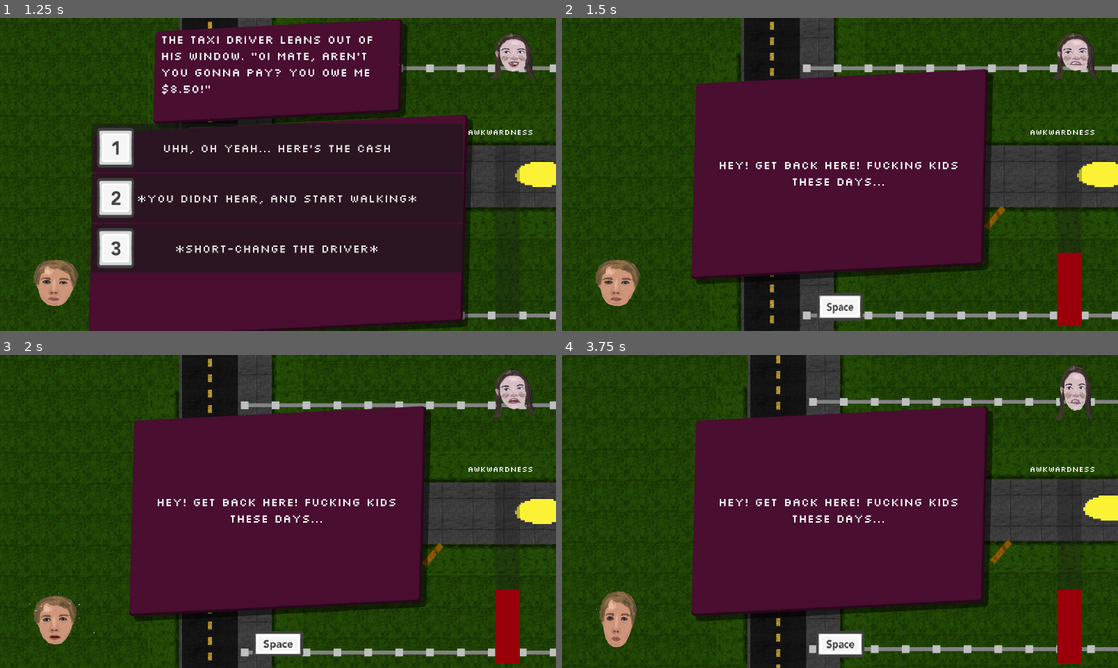
Above: before the commit, frames 1-4 (two rows, left to right).
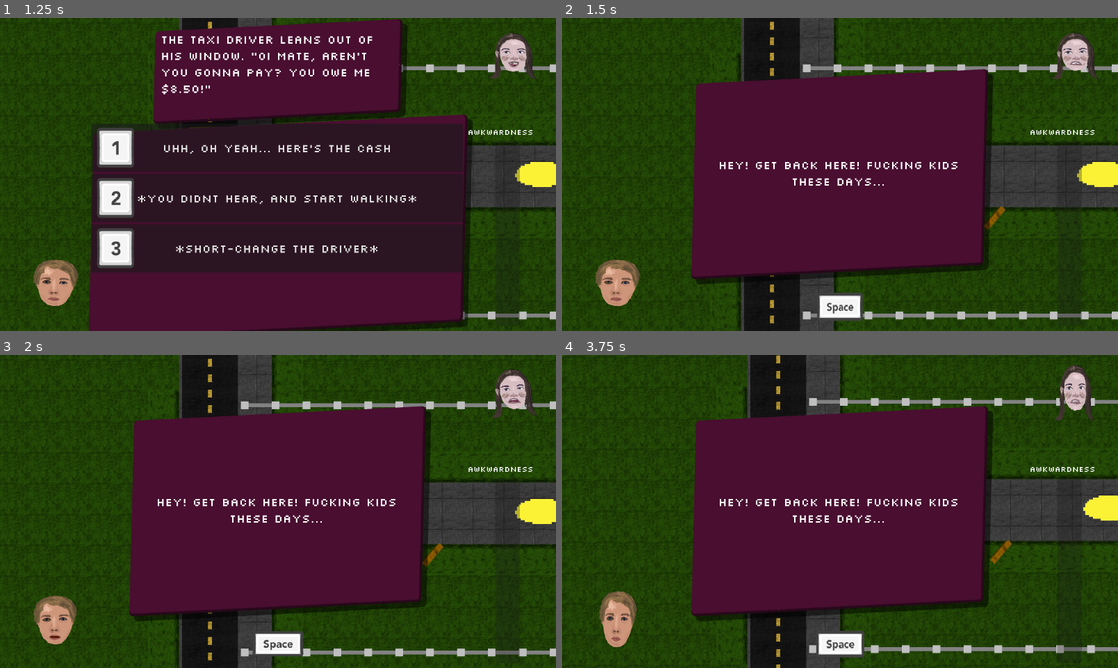
Above: after the commit, the same moments.

Repository: Jibby-Games/PizzaJam11
Game: Godot game, scene res://menu/intro.tscn
Same seed, same stepped clock (60 frames per second), same inputs: the game is played once before the commit and once after it.
Inputs (mouse positions are in pixels of both pictures, inside the frame that each line leads up to):
- Up to frame 1 (1.25 s): tap Enter (ui_accept) at 0.5, 0.77 s; move the mouse to (400, 158) at 0.52 s; press the mouse at (400, 158) at 0.53 s; hold D (right) from 0.53 s (still down)
- Up to frame 2 (1.5 s): release D (right) at 1.25 s; release the mouse at (962, 158) at 1.25 s; click "*you didnt hear, and start wa…" at 1.25 s
- Up to frame 3 (2 s): no input
- Up to frame 4 (3.75 s): move the mouse to (728, 527) at 2.02 s; hold S (down) 2.03-2.78 s; click (728, 527) at 2.1 s; tap Enter (ui_accept) at 2.27 s; tap R (restart) at 2.75 s; move the mouse to (895, 442) at 2.77 s; press the mouse at (895, 442) at 2.78 s; hold D (right) 2.78-3.5 s; release the mouse at (895, 442) at 3.5 s; click "*you didnt hear, and start wa…" at 3.5 s

Frame 1 is identical in both runs. In frame 2, 1.1% of the frame differs, in the area x 89-94%, y 74-99%; in frame 3, 1.1%, in the area x 5-94%, y 74-99%; in frame 4, 1.1%.

Commit message:
refactor: player freezing

Diff:
--- a/player/player.gd
+++ b/player/player.gd
@@ -1,6 +1,7 @@
 class_name Player extends CharacterBody2D
 
 var speed = 200  # move speed in pixels/sec
+var is_frozen := false
 var is_pissing = false
 var can_piss := true
 
@@ -45,12 +46,13 @@
 signal bladder_empty
 signal failure(reason: String)
 
-var _base_speed = speed
-
 func _ready() -> void:
 	UI.player = self
 
 func _physics_process(delta):
+	# Don't process anything if frozen
+	if is_frozen:
+		return
 	var mouse_pos := get_global_mouse_position()
 	look_at(mouse_pos)
 	set_piss_distance(self.global_position.distance_to(mouse_pos))
@@ -83,23 +85,27 @@
 
 
 func _input(event: InputEvent) -> void:
+	if event.is_action_pressed("restart"):
+		Levels.restart()
+
+	# Don't allow any other input
+	if is_frozen:
+		return
 	if can_piss and event.is_action_pressed("piss"):
 		start_piss()
 
 	if event.is_action_released("piss"):
 		stop_piss()
 
-	if event.is_action_pressed("restart"):
-		Levels.restart()
-
 
 func freeze() -> void:
-	speed = 0
+	print("Freezing player")
+	is_frozen = true
 
 
 func unfreeze() -> void:
 	print("Unfreezing player")
-	speed = _base_speed
+	is_frozen = false
 
 
 func trigger_fail(reason: String) -> void:
--- a/ui/ui.gd
+++ b/ui/ui.gd
@@ -38,17 +38,12 @@
 		child.visible = ui_savestate[child.get_instance_id()]
 
 func freeze_player() -> void:
-	var players = get_tree().get_nodes_in_group("Player")
-	for player in players:
-		if is_instance_valid(player):
-			player.freeze()
+	if is_instance_valid(player):
+		player.freeze()
 
 func unfreeze_player() -> void:
-	var players = get_tree().get_nodes_in_group("Player")
-	print("I will unfreeze %d players" % len(players))
-	for player in players:
-		if is_instance_valid(player):
-			player.unfreeze()
+	if is_instance_valid(player):
+		player.unfreeze()
 
 func update_bladder(value: float) -> void:
 	$Ingame/Bladder.value = value
